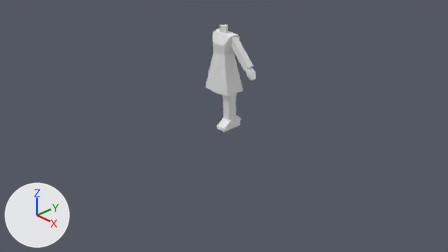
What one commit did to the Blender file Assets/Models/Characters/unnamed wolf girl/save.blend.
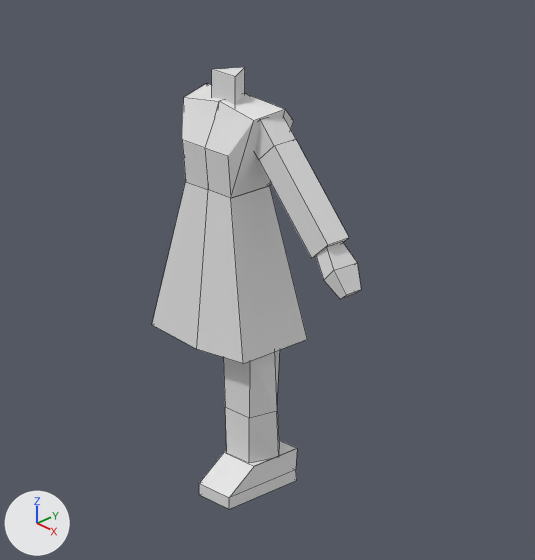
Old and new are each drawn from the file's camera 'Camera' and again close up on the part from 38% to 67% of the width and 3% to 57% of the height. The lights are fixed; the arrows at lower left show +X, +Y and +Z. The older version's two pictures come first. The close-ups show mesh edges as thin lines.

Objects in the first close-up: 'Cylinder', 'Right Arm', 'Right Foot', 'Right Leg', 'Right hand', 'Torso'.
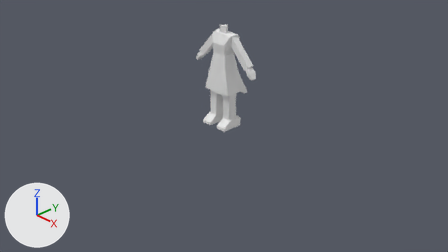
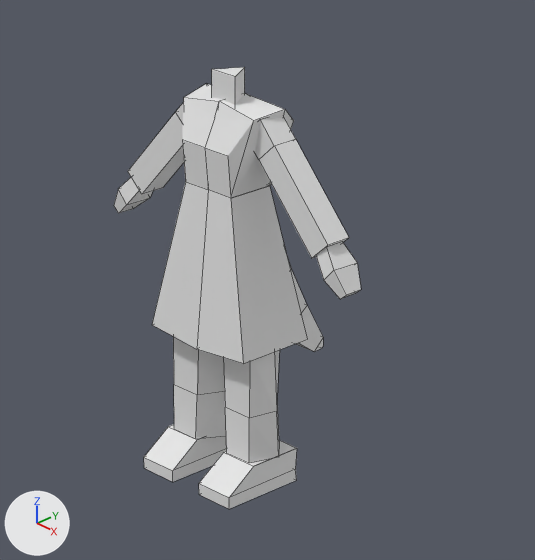
Commit message: head left to model on Luna

Where the change shows, as pixel boxes (x1, y1, x2, y2) in the close-ups (535 x 560 px):
```json
{"object": "Left Leg", "change": "added", "after": [173, 336, 226, 438]}
{"object": "Left Foot", "change": "added", "after": [144, 424, 227, 482]}
{"object": "Left Arm", "change": "added", "after": [128, 102, 184, 194]}
{"object": "Tail", "change": "added", "after": [287, 257, 323, 352]}
{"object": "Left Hand", "change": "added", "after": [114, 178, 153, 213]}
```

The change, as JSON lines over the scene's bpy script:
```json
{"op": "add", "block": "me_cube", "code": ["me_cube = bpy.data.meshes.new('Cube')", "me_cube.from_pydata(...)  # 32 vertices, 28 faces; spans x -0.07..0.07, y 0.06..0.52, z 0.456..1.25"]}
{"op": "add", "block": "ob_left_arm", "code": ["ob_left_arm = bpy.data.objects.new('Left Arm', me_cube_003.copy())  # the mesh of ob_right_arm", "ob_left_arm.location = (-0.214, 0.045, 1.586)", "ob_left_arm.rotation_euler = (0.0, 0.689, 0.0)  # degrees (0, 39, 0)", "ob_left_arm.scale = (-0.0613, 0.0613, 0.0613)"]}
{"op": "add", "block": "ob_left_hand", "code": ["ob_left_hand = bpy.data.objects.new('Left Hand', me_cube_005.copy())  # the mesh of ob_right_hand", "ob_left_hand.location = (-0.589, 0.025, 1.172)", "ob_left_hand.rotation_euler = (0.0, -0.829, 0.0)  # degrees (0, -47, 0)", "ob_left_hand.scale = (-0.0359, 0.0359, 0.0359)"]}
{"op": "add", "block": "ob_left_foot", "code": ["ob_left_foot = bpy.data.objects.new('Left Foot', me_cube_001.copy())  # the mesh of ob_right_foot", "ob_left_foot.location = (-0.36, 0.0, 0.0)"]}
{"op": "add", "block": "ob_left_leg", "code": ["ob_left_leg = bpy.data.objects.new('Left Leg', me_cylinder.copy())  # the mesh of ob_right_leg", "ob_left_leg.location = (-0.167, 0.0, 0.275)", "ob_left_leg.scale = (-0.119, 0.119, 0.119)"]}
{"op": "add", "block": "ob_tail", "code": ["ob_tail = bpy.data.objects.new('Tail', me_cube)", "ob_tail.location = (0.0, 0.0, 0.0)"]}
```
